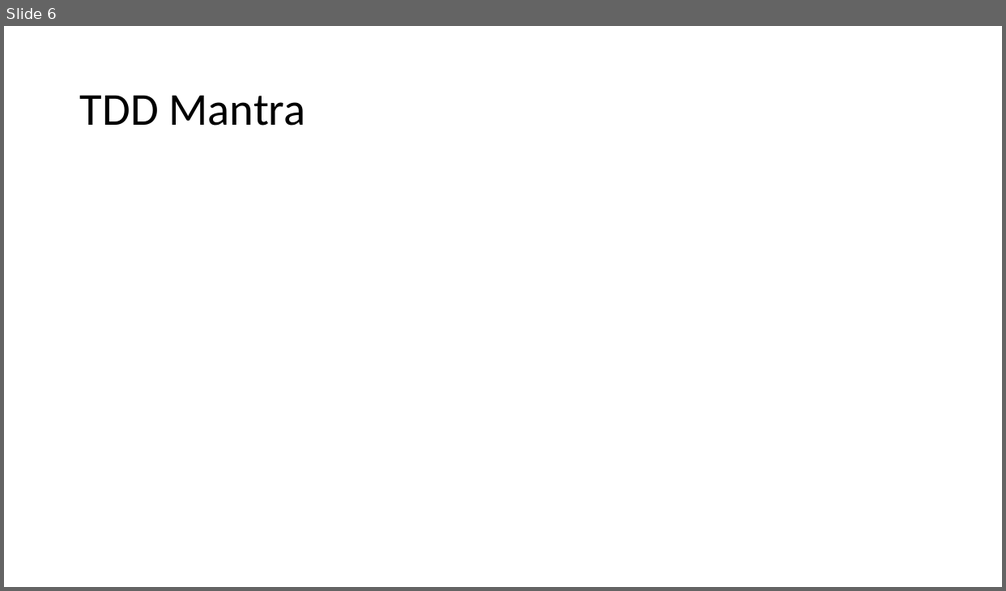
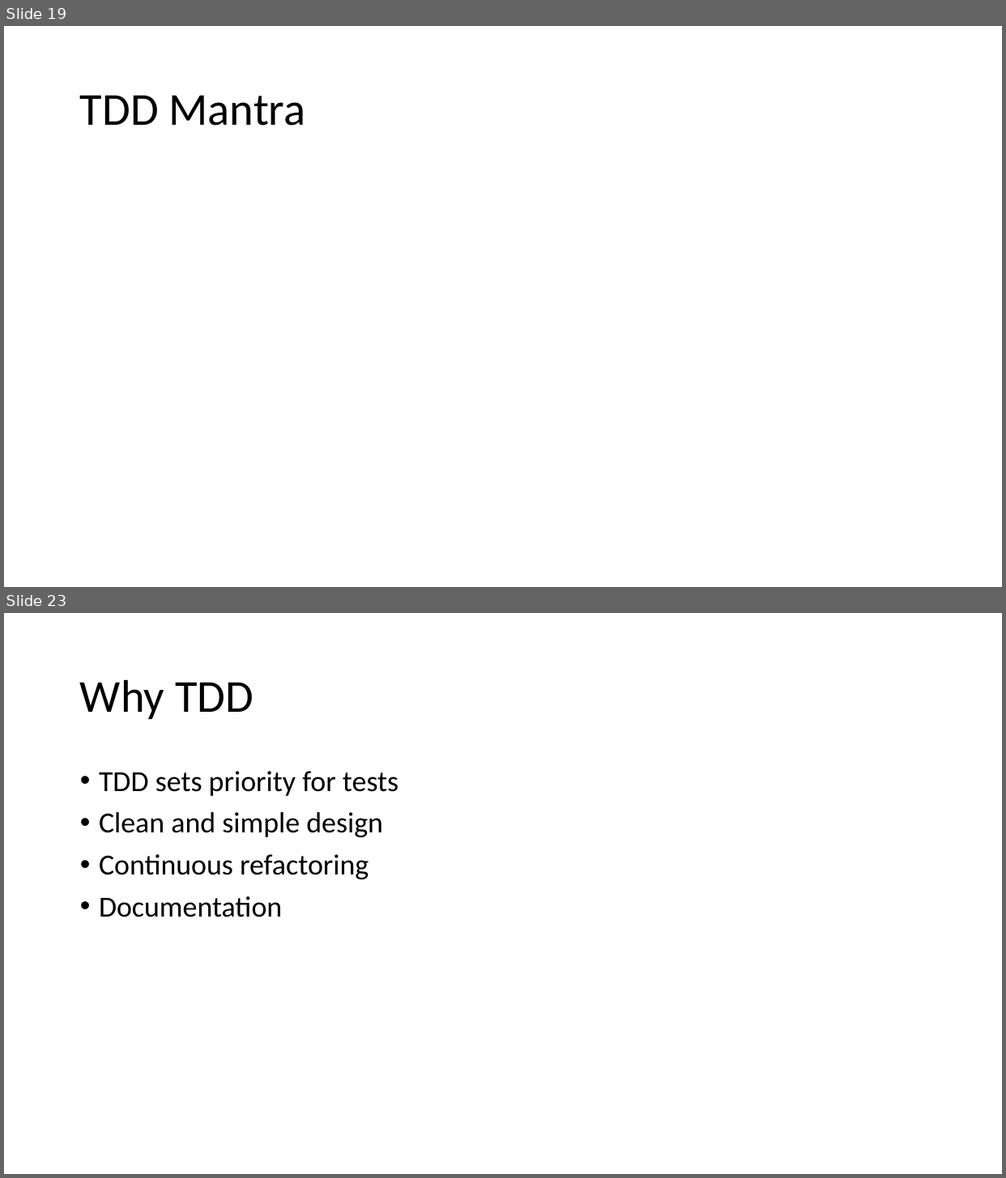
Before and after one commit to SunilPrasad/GithubRepo, a slide deck: TDDExamples/Persentation/TDD.pptx. Shown one above the other, each under a label of ours: slide 6 before the commit, slides 19 and 23 after it; the slides between them are not shown. The pictures are 1006x591 and 1006x1178 pixels, drawn with LibreOffice and Linux fonts; fonts in the diff are those of the drawing. Boxes give left, top, right and bottom in pixels: in the first picture for what was removed or moved away, otherwise in the second. Text is boxed around its words. In the diff, an @@ line names an element or a change of style, - is before the commit and + after.

```diff
--- a/TDDExamples/Persentation/TDD.pptx
+++ b/TDDExamples/Persentation/TDD.pptx
@@ slide 23 added at <box>4,613,1002,1174</box>, background #FFFFFF @@
@@ title added at <box>80,679,253,719</box>, 44 pt, text #000000 @@
+Why TDD
@@ text added at <box>99,771,398,918</box>, 28 pt, text #000000 @@
+• TDD sets priority for tests
+• Clean and simple design
+• Continuous refactoring
+• Documentation
@@ what was slide 6 is now slide 19 @@
```
Also in this commit, not shown: 1 slide changed, 33 other slides added, 8 other files.
